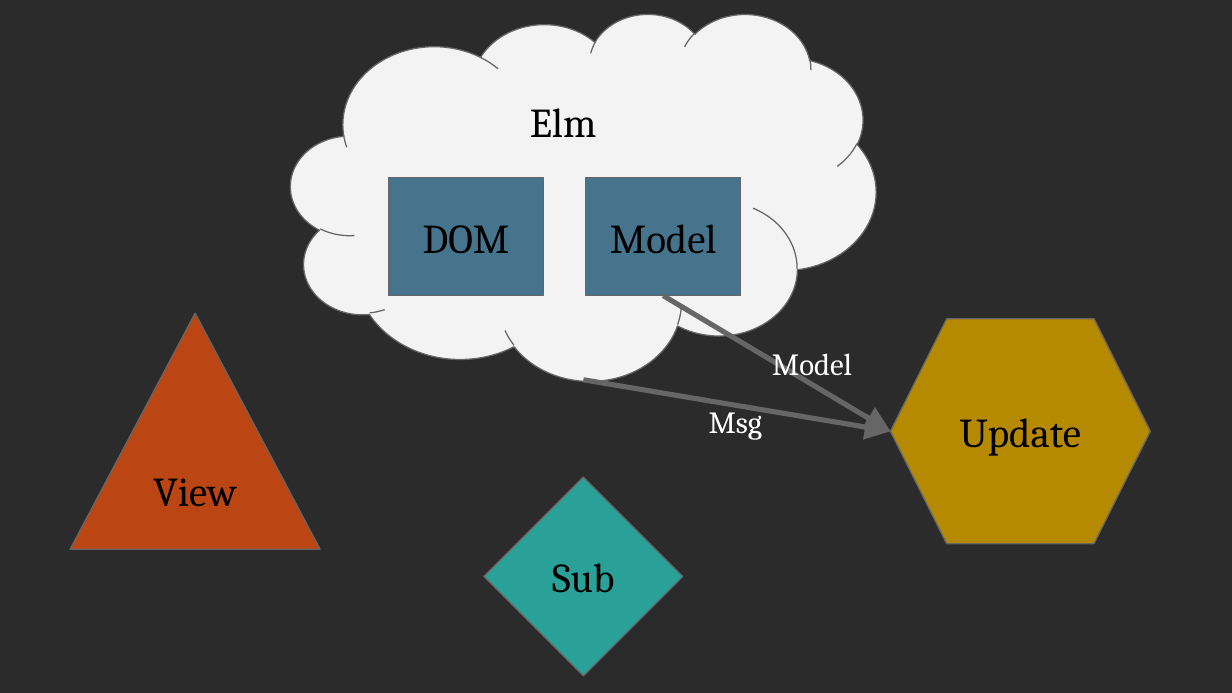
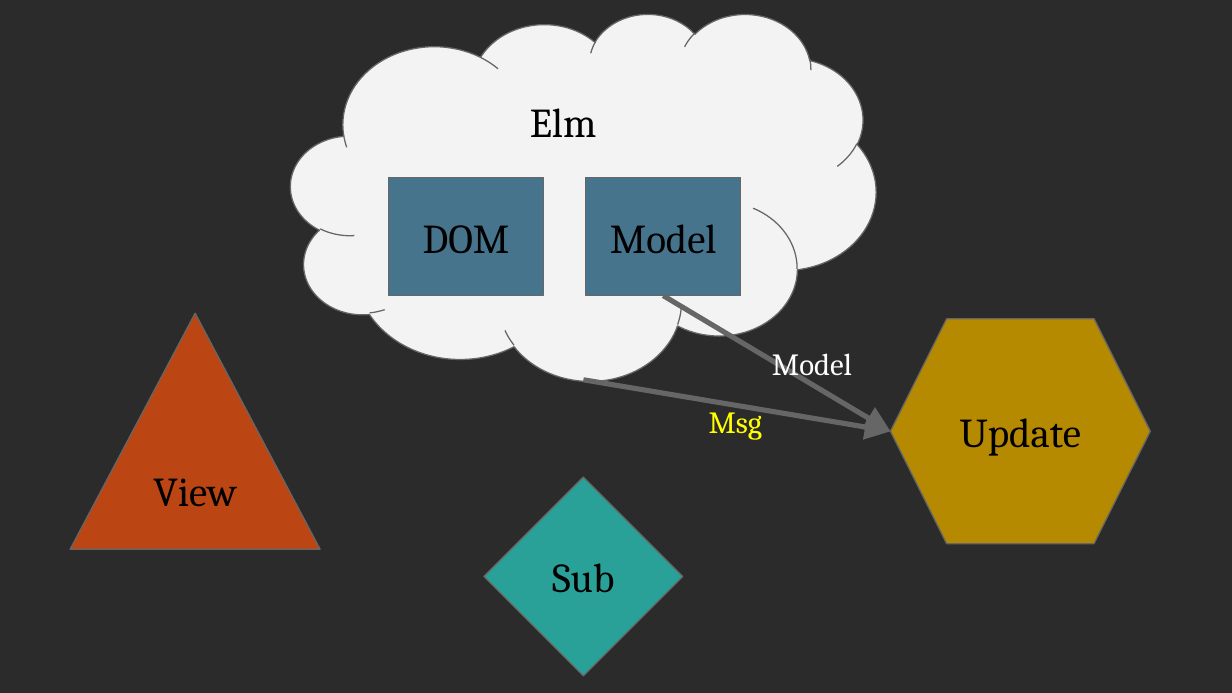
Before and after one commit to scameronde/elm-et2017, a slide deck: slide 47 of Elm.pptx (slide 39 before the commit). Drawn at 1232x693 pixels with LibreOffice and Linux fonts; fonts in the diff are those of the drawing; background and template pictures are left out; a plain dark background stands for a picture behind light text. Boxes give left, top, right and bottom in pixels: in the first picture for what was removed or moved away, otherwise in the second. Text is boxed around its words. In the diff, an @@ line names an element or a change of style, - is before the commit and + after.

```diff
--- a/Elm.pptx
+++ b/Elm.pptx
@@ text "Msg" at [709, 405, 763, 440]: text colour #FFFFFF to #FFFF00 @@
```
Also in this commit, not shown: 25 other slides changed, 9 slides added, 2 slides removed.
